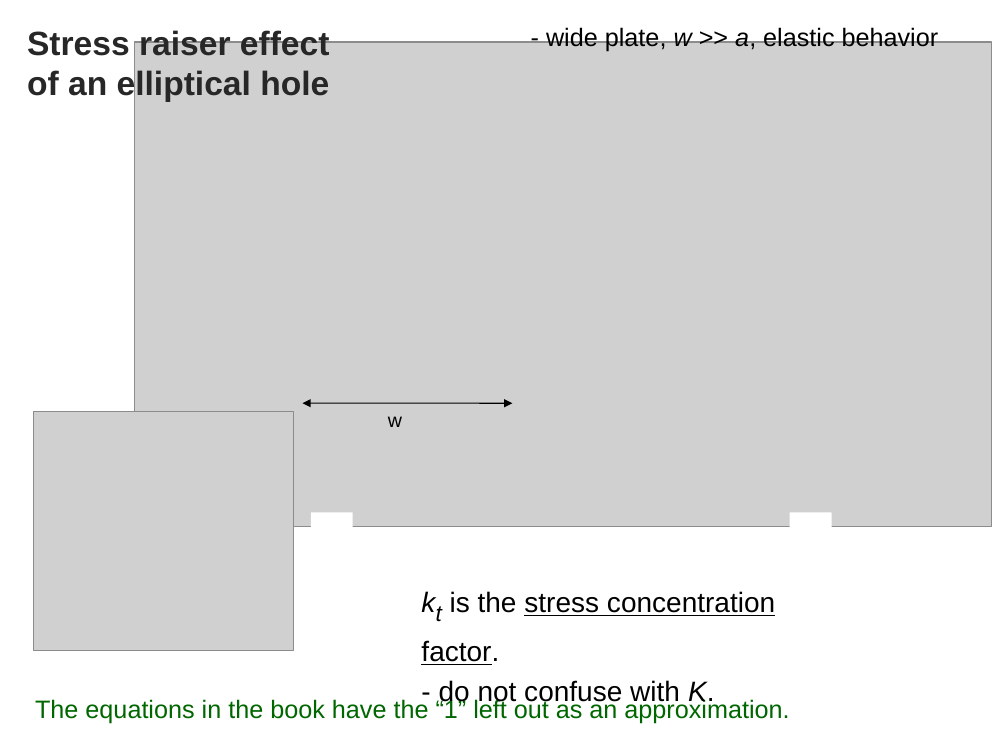
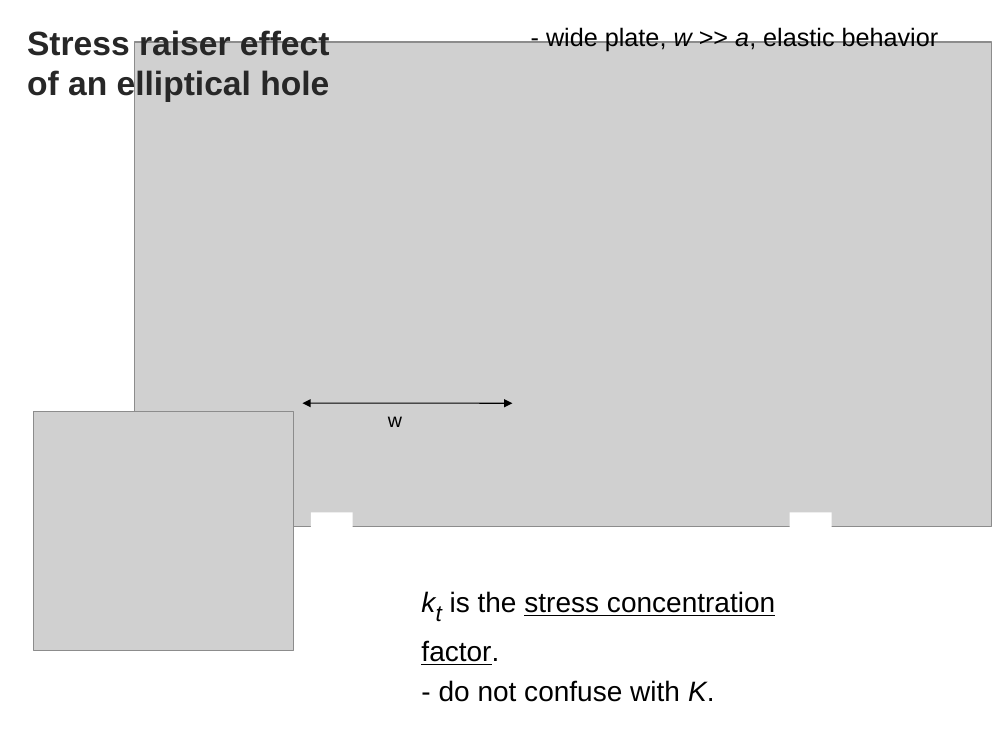
Before and after one commit to sgcorcoran/brightspace, a slide deck: slide 14 of live_site/assets/handouts/08.01_failure.pptx (slide 12 before the commit). Drawn at 1008x756 pixels with LibreOffice and Linux fonts; fonts in the diff are those of the drawing; grey boxes stand for pictures. Boxes give left, top, right and bottom in pixels: in the first picture for what was removed or moved away, otherwise in the second. Text is boxed around its words. In the diff, an @@ line names an element or a change of style, - is before the commit and + after.

```diff
--- a/live_site/assets/handouts/08.01_failure.pptx
+++ b/live_site/assets/handouts/08.01_failure.pptx
@@ text removed at <box>35,698,789,724</box> @@
-The equations in the book have the “1” left out as an approximation.
```
Also in this commit, not shown: 5 other slides changed, 2 slides added, 4 other files.
